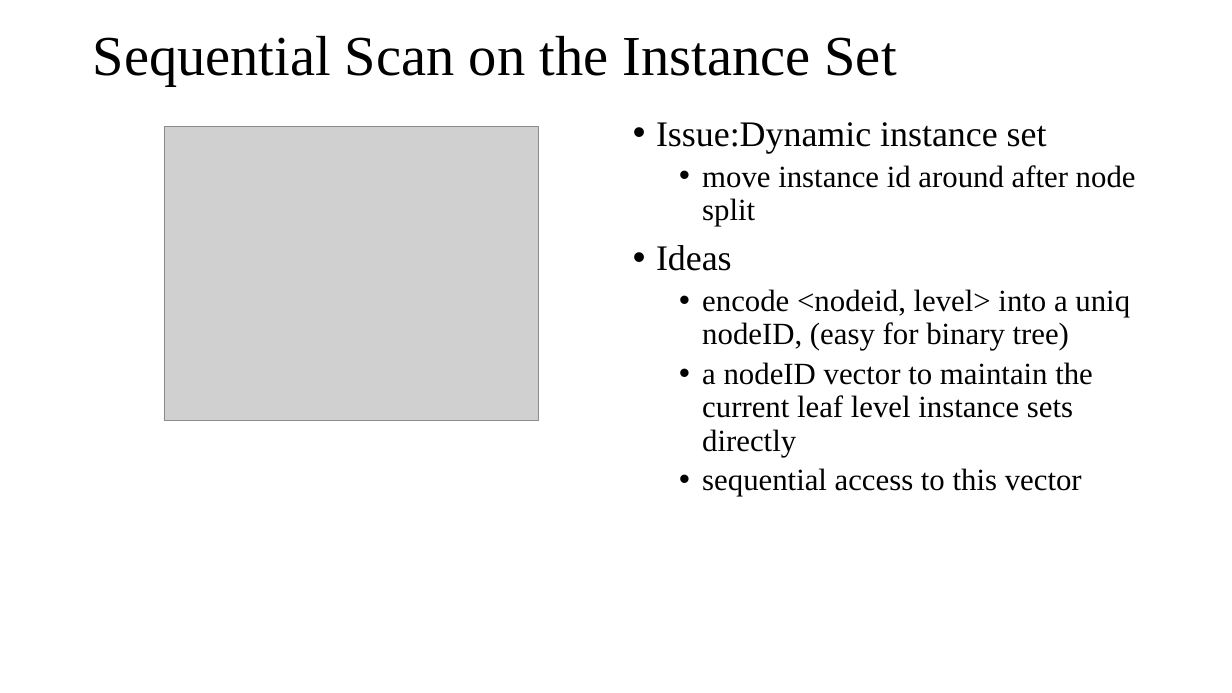
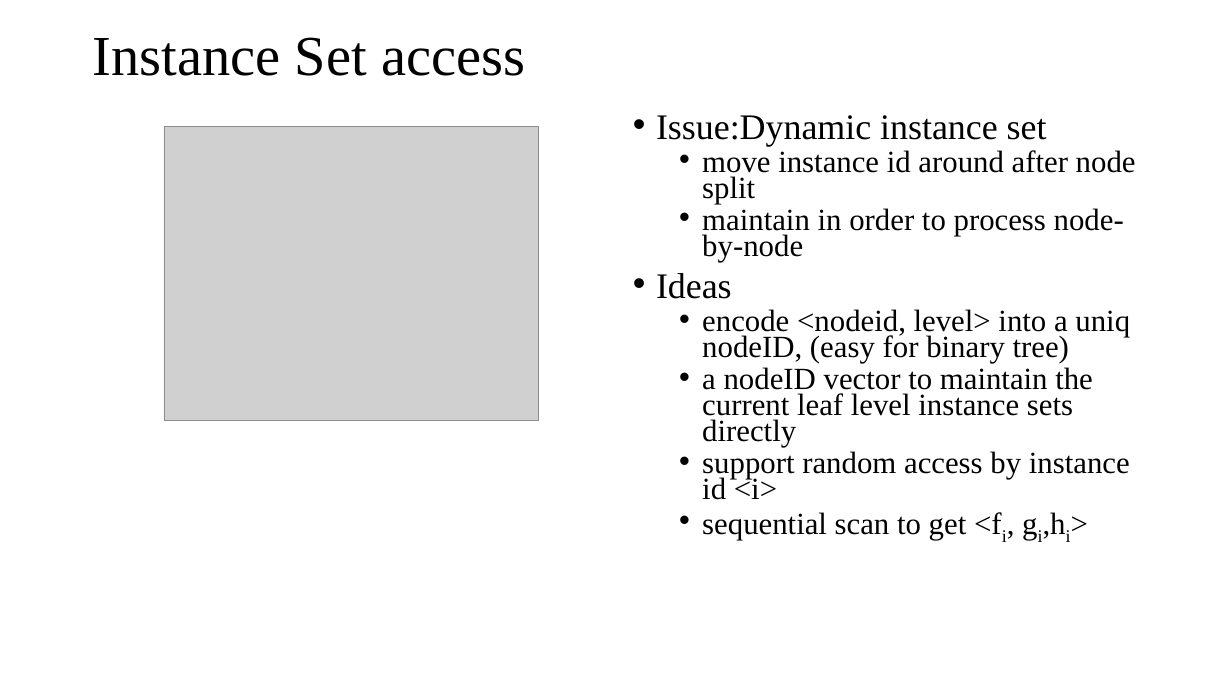
Before and after one commit to DSC-SPIDAL/harp, a slide deck: slide 21 of doc/meeting/0919-DistributedGBT-II/DistributedGBT-II-09192018.pptx. Drawn at 1232x693 pixels with LibreOffice and Linux fonts; fonts in the diff are those of the drawing; grey boxes stand for pictures. Boxes give left, top, right and bottom in pixels: in the first picture for what was removed or moved away, otherwise in the second. Text is boxed around its words. In the diff, an @@ line names an element or a change of style, - is before the commit and + after.

```diff
--- a/doc/meeting/0919-DistributedGBT-II/DistributedGBT-II-09192018.pptx
+++ b/doc/meeting/0919-DistributedGBT-II/DistributedGBT-II-09192018.pptx
@@ title at (x1=93, y1=37, x2=525, y2=76): text changed @@
-Sequential Scan on the Instance Set
+Instance Set access
@@ text at (x1=656, y1=115, x2=1136, y2=447): line spacing 0.9 to 0.7 @@
@@ text at (x1=702, y1=208, x2=1124, y2=262): paragraph added @@
+  • maintain in order to process node-by-node
@@ text at (x1=702, y1=451, x2=1130, y2=540): text changed @@
-  • sequential access to this vector
+  • support random access by instance id <i>
+  • sequential scan to get <fi, gi,hi>
```
Also in this commit, not shown: 14 other slides changed, 1 slide added, 1 slide removed, 4 other files.
